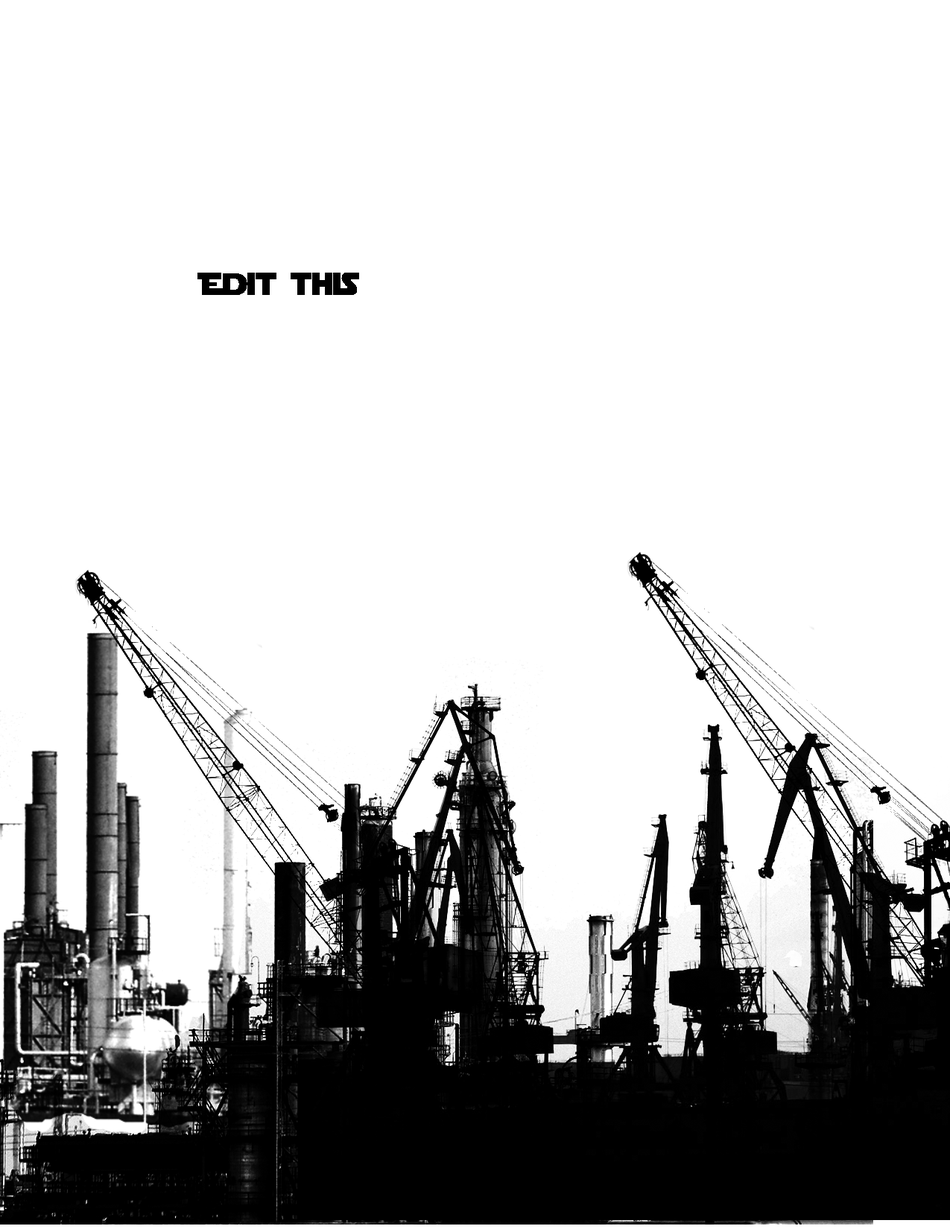
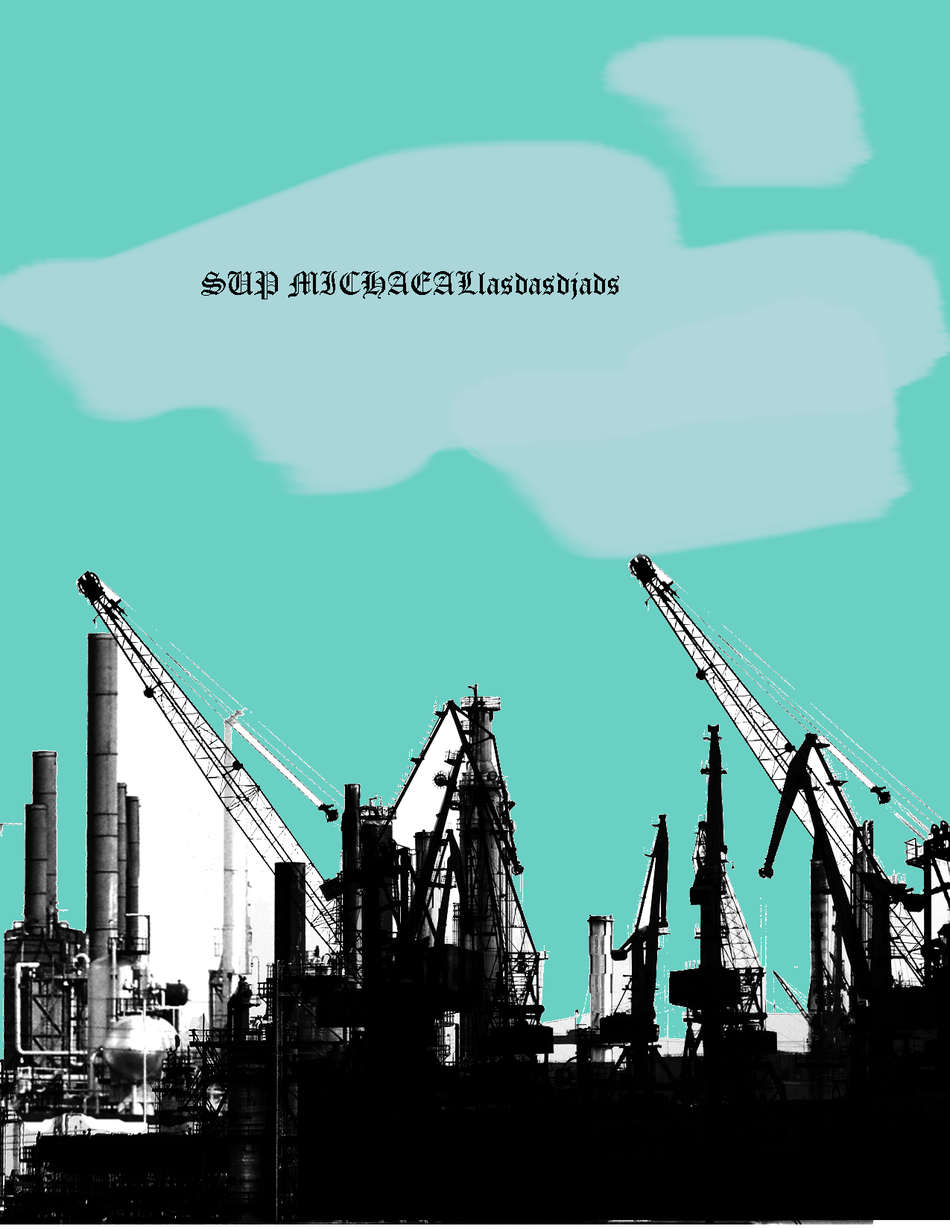
Two versions of the same layered image (950px x 1229px). Layer-by-layer changes:
renamed "Edit this" to "SUP MICHAEALlasdasdjads", painted on it over (x1=197, y1=271, x2=620, y2=300)
removed layer "Background" over (x1=0, y1=0, x2=950, y2=1061)
added layer "Layer 0" above "Layer 1" over (x1=0, y1=0, x2=950, y2=1061)
added layer "Layer 1" over (x1=0, y1=19, x2=768, y2=559)
